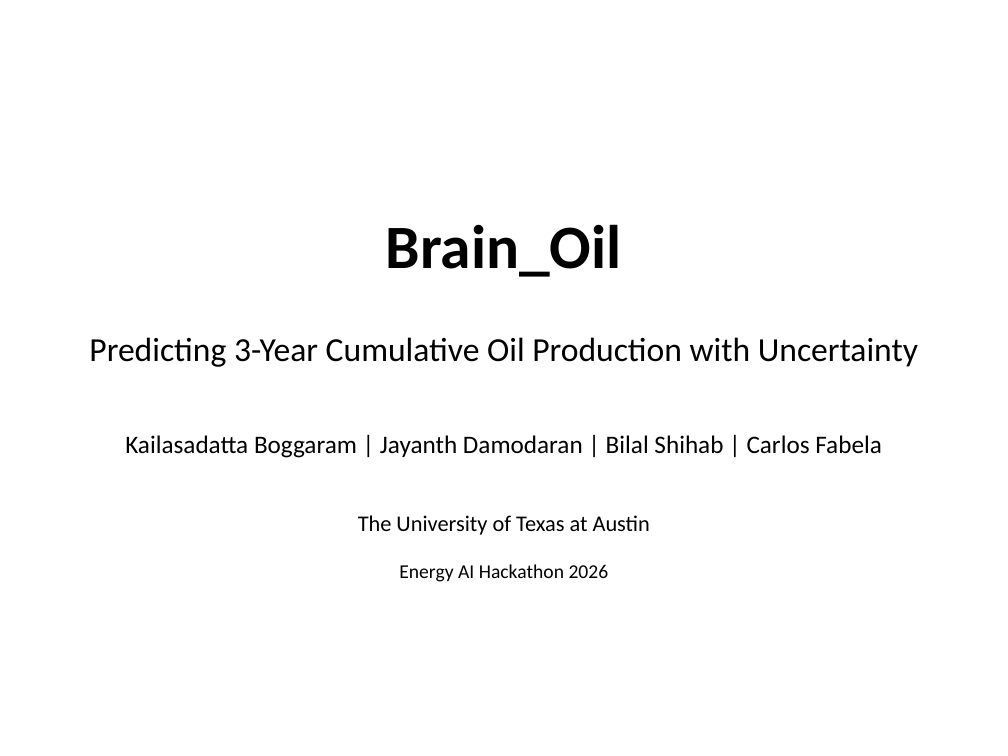
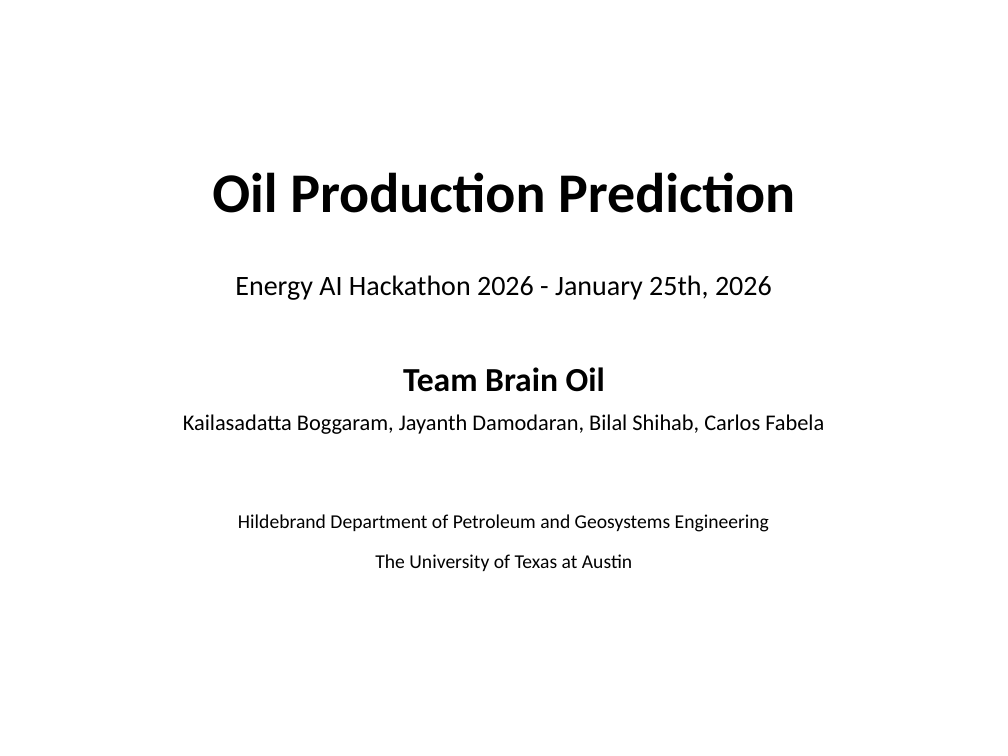
Before and after one commit to ElProdigo331/TrialRun-Hackathon-2026, a slide deck: slide 1 of Brain_Oil.pptx. Drawn at 1008x756 pixels with LibreOffice and Linux fonts; fonts in the diff are those of the drawing. Boxes give left, top, right and bottom in pixels: in the first picture for what was removed or moved away, otherwise in the second. Text is boxed around its words. In the diff, an @@ line names an element or a change of style, - is before the commit and + after.

```diff
--- a/Brain_Oil.pptx
+++ b/Brain_Oil.pptx
@@ text at (212, 172, 795, 213): text changed; size 44 to 40 pt @@
-Brain_Oil
+Oil Production Prediction
@@ text at (235, 275, 772, 300): text changed; size 24 to 20 pt @@
-Predicting 3-Year Cumulative Oil Production with Uncertainty
+Energy AI Hackathon 2026 - January 25th, 2026
@@ text added at (403, 367, 605, 392), 24 pt, text #000000, bold @@
+Team Brain Oil
@@ text at (183, 414, 824, 434): text changed; size 18 to 16 pt @@
-Kailasadatta Boggaram | Jayanth Damodaran | Bilal Shihab | Carlos Fabela
+Kailasadatta Boggaram, Jayanth Damodaran, Bilal Shihab, Carlos Fabela
@@ text at (238, 514, 769, 532): text changed @@
-Energy AI Hackathon 2026
+Hildebrand Department of Petroleum and Geosystems Engineering
@@ text "The University of Texas at ...": place and size @@
-text "The University of Texas at ..." at (358, 515, 650, 535)
+text "The University of Texas at ..." at (375, 554, 632, 571)
@@ text "The University of Texas at ..." at (375, 554, 632, 571): size 16 to 14 pt @@
```
Also in this commit, not shown: 5 slides added, 14 slides removed, 8 other files.
